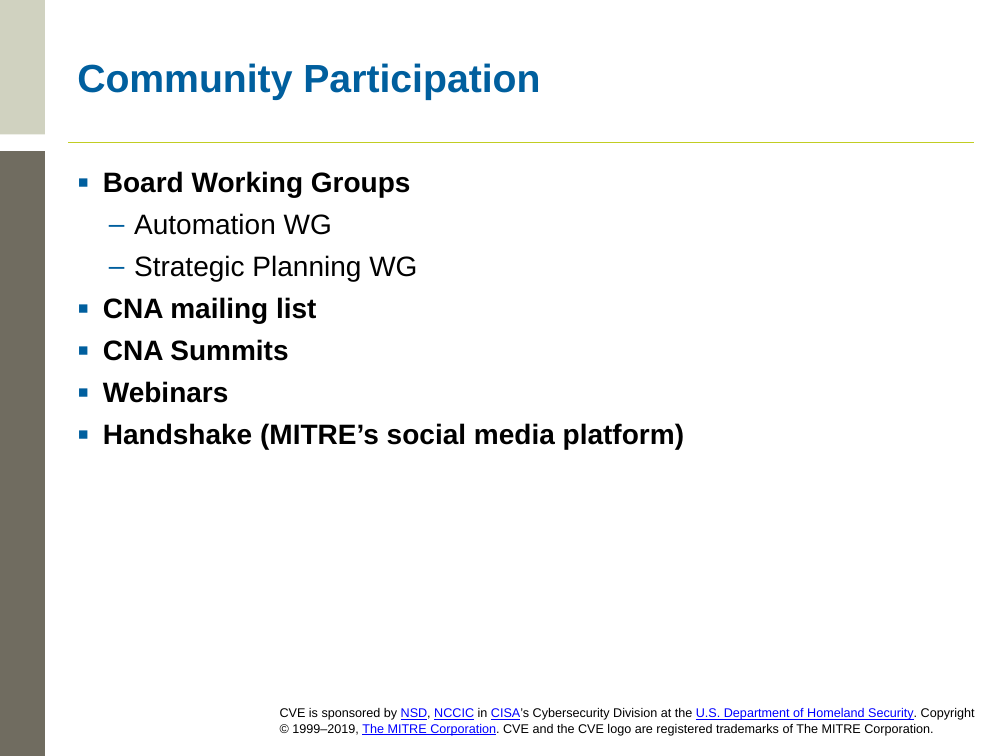
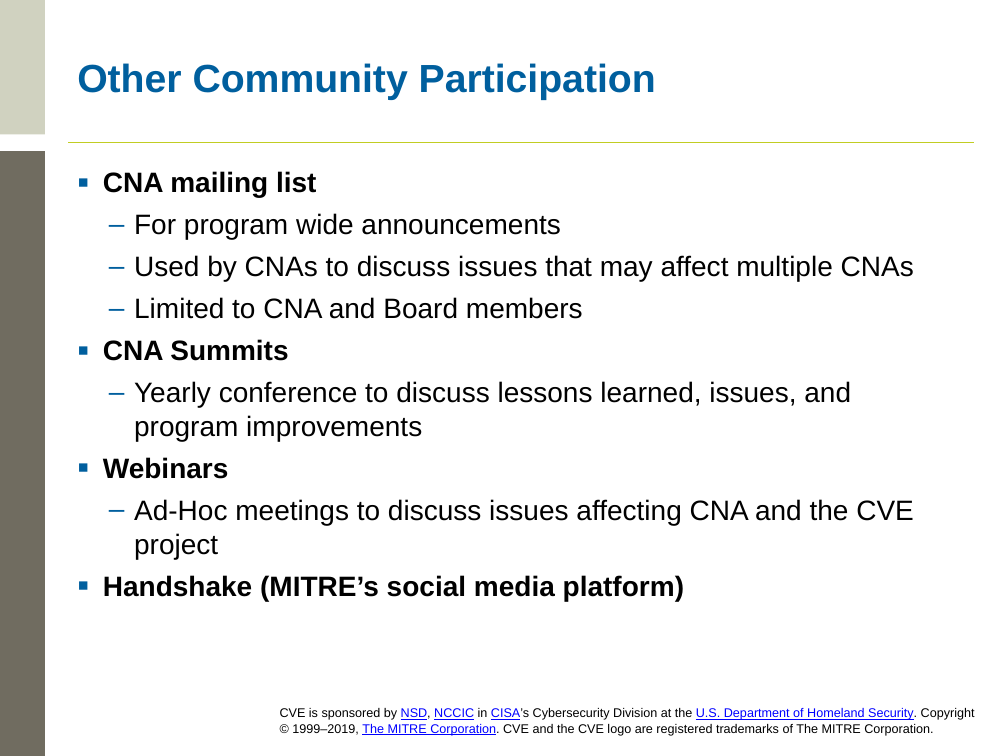
Before and after one commit to CVEProject/cveproject.github.io, a slide deck: slide 30 of docs/cna/Becoming_a_CNA.pptx (slide 29 before the commit). Drawn at 1008x756 pixels with LibreOffice and Linux fonts; fonts in the diff are those of the drawing; background and template pictures are left out. Boxes give left, top, right and bottom in pixels: in the first picture for what was removed or moved away, otherwise in the second. Text is boxed around its words. In the diff, an @@ line names an element or a change of style, - is before the commit and + after.

Commit message:
Fleshing out the community involvement slides

```diff
--- a/docs/cna/Becoming_a_CNA.pptx
+++ b/docs/cna/Becoming_a_CNA.pptx
@@ title at [77, 63, 656, 100]: text changed @@
-Community Participation
+Other Community Participation
@@ text at [103, 171, 417, 281]: paragraphs removed @@
-▪ Board Working Groups
-  – Automation WG
-  – Strategic Planning WG
@@ text at [134, 213, 914, 319]: paragraphs added @@
+  – For program wide announcements
+  – Used by CNAs to discuss issues that may affect multiple CNAs
+  – Limited to CNA and Board members
@@ text at [134, 381, 851, 441]: paragraph added @@
+  – Yearly conference to discuss lessons learned, issues, and program improvements
@@ text at [134, 499, 914, 559]: paragraph added @@
+  – Ad-Hoc meetings to discuss issues affecting CNA and the CVE project
```
Also in this commit, not shown: 1 slide added.
